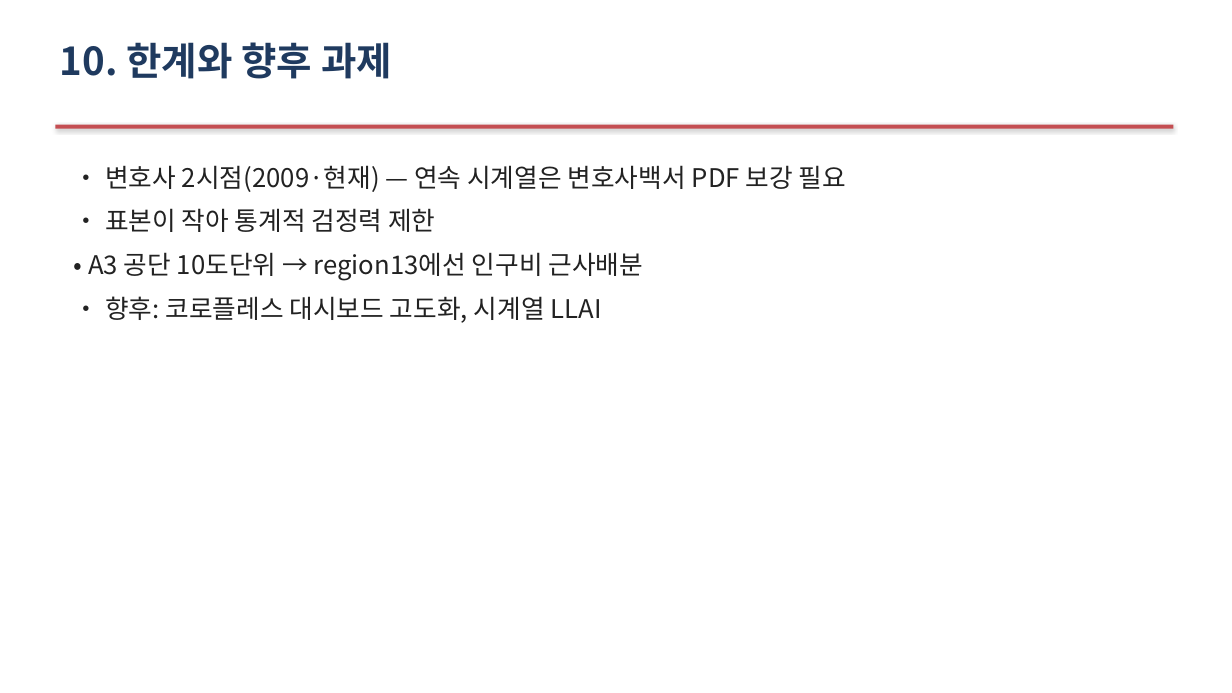
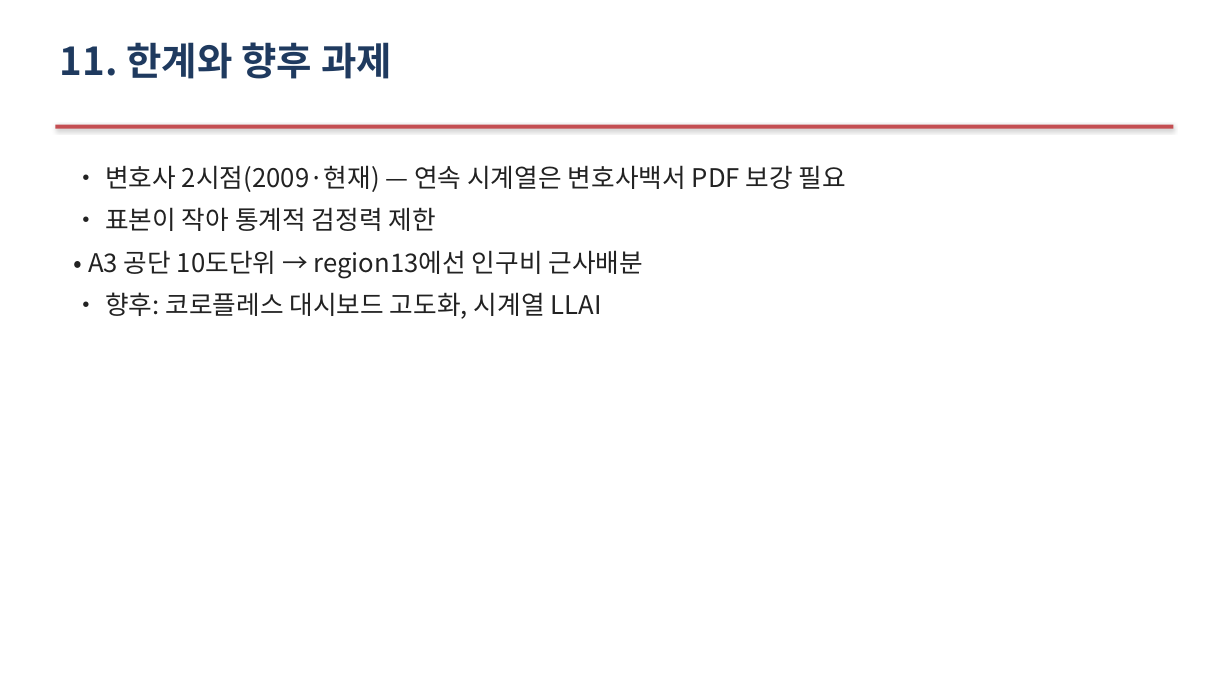
Before and after one commit to Allenkeem/llai-project, a slide deck: slide 14 of reports/발표자료.pptx (slide 12 before the commit). Drawn at 1232x693 pixels with LibreOffice and Linux fonts; fonts in the diff are those of the drawing. Boxes give left, top, right and bottom in pixels: in the first picture for what was removed or moved away, otherwise in the second. Text is boxed around its words. In the diff, an @@ line names an element or a change of style, - is before the commit and + after.

```diff
--- a/reports/발표자료.pptx
+++ b/reports/발표자료.pptx
@@ text at (x1=60, y1=42, x2=392, y2=79): text changed @@
-10. 한계와 향후 과제
+11. 한계와 향후 과제
@@ text "• 변호사 2시점(2009·현재) — 연속 ..." at (x1=88, y1=165, x2=846, y2=319): less space between paragraphs @@
```
Also in this commit, not shown: 10 other slides changed, 2 slides added, 2 other files.
